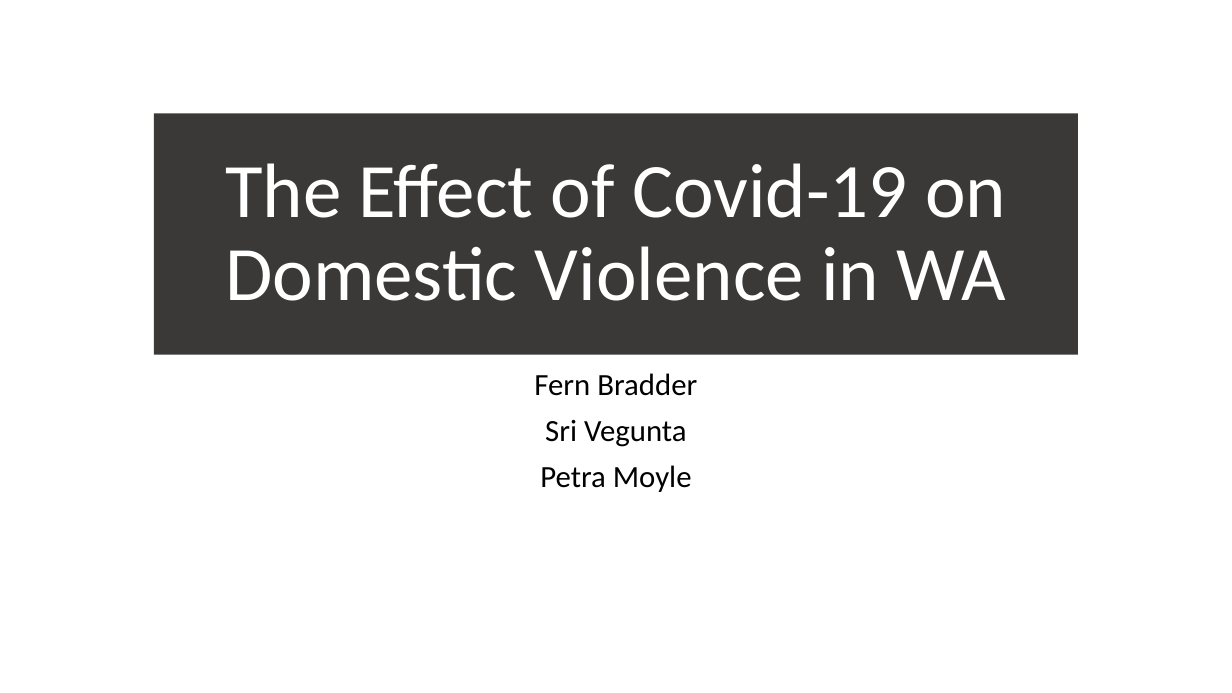
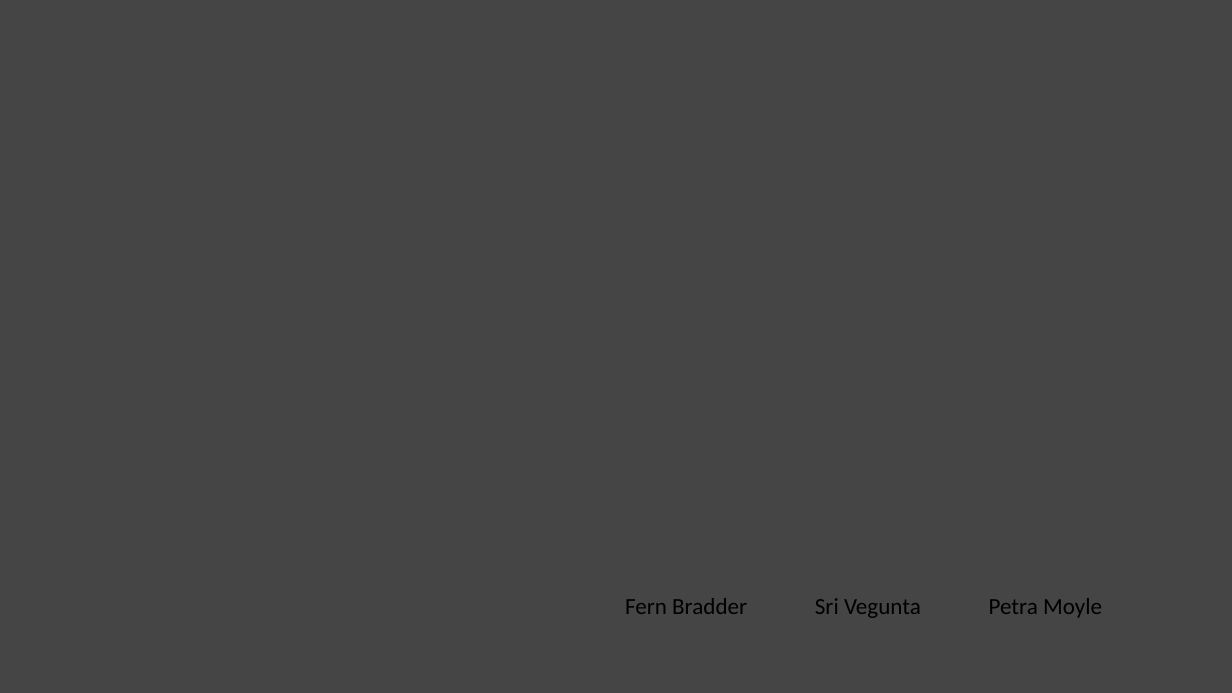
Before and after one commit to FernB/WACrimeRatesCovid19, a slide deck: slide 1 of Presentation1.pptx. Drawn at 1232x693 pixels with LibreOffice and Linux fonts; fonts in the diff are those of the drawing; background and template pictures are left out. Boxes give left, top, right and bottom in pixels: in the first picture for what was removed or moved away, otherwise in the second. Text is boxed around its words. In the diff, an @@ line names an element or a change of style, - is before the commit and + after.

```diff
--- a/Presentation1.pptx
+++ b/Presentation1.pptx
@@ background #FFFFFF to picture (left out) @@
@@ title removed at [154, 114, 1079, 355] @@
-The Effect of Covid-19 on Domestic Violence in WA
@@ text at [625, 598, 1102, 618]: text changed; size 24 to 18 pt @@
-Fern Bradder
-Sri Vegunta
-Petra Moyle
+Fern Bradder Sri Vegunta Petra Moyle
```
Also in this commit, not shown: 3 other slides changed, 1 slide added, 1 slide removed, 11 other files.
